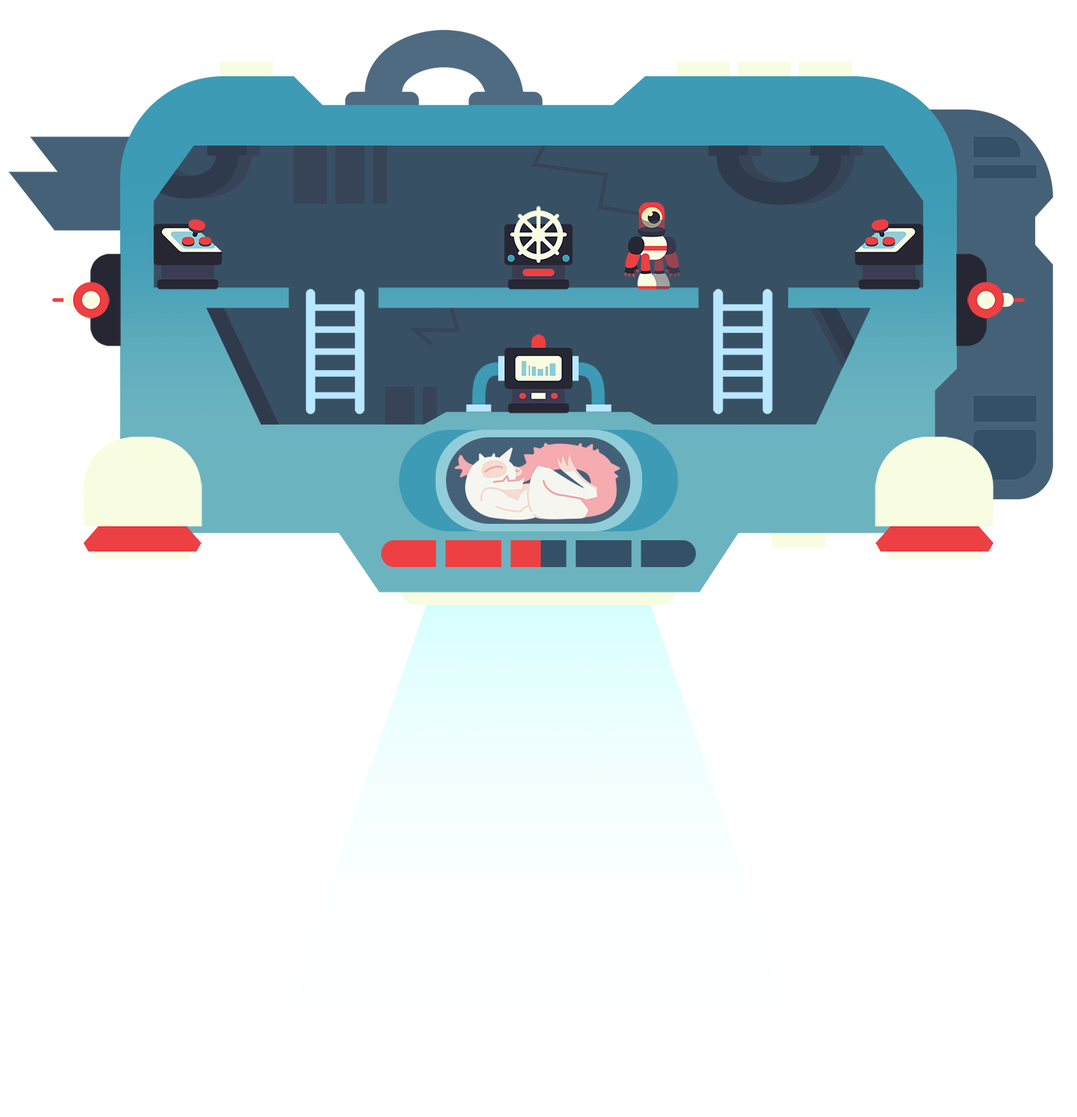
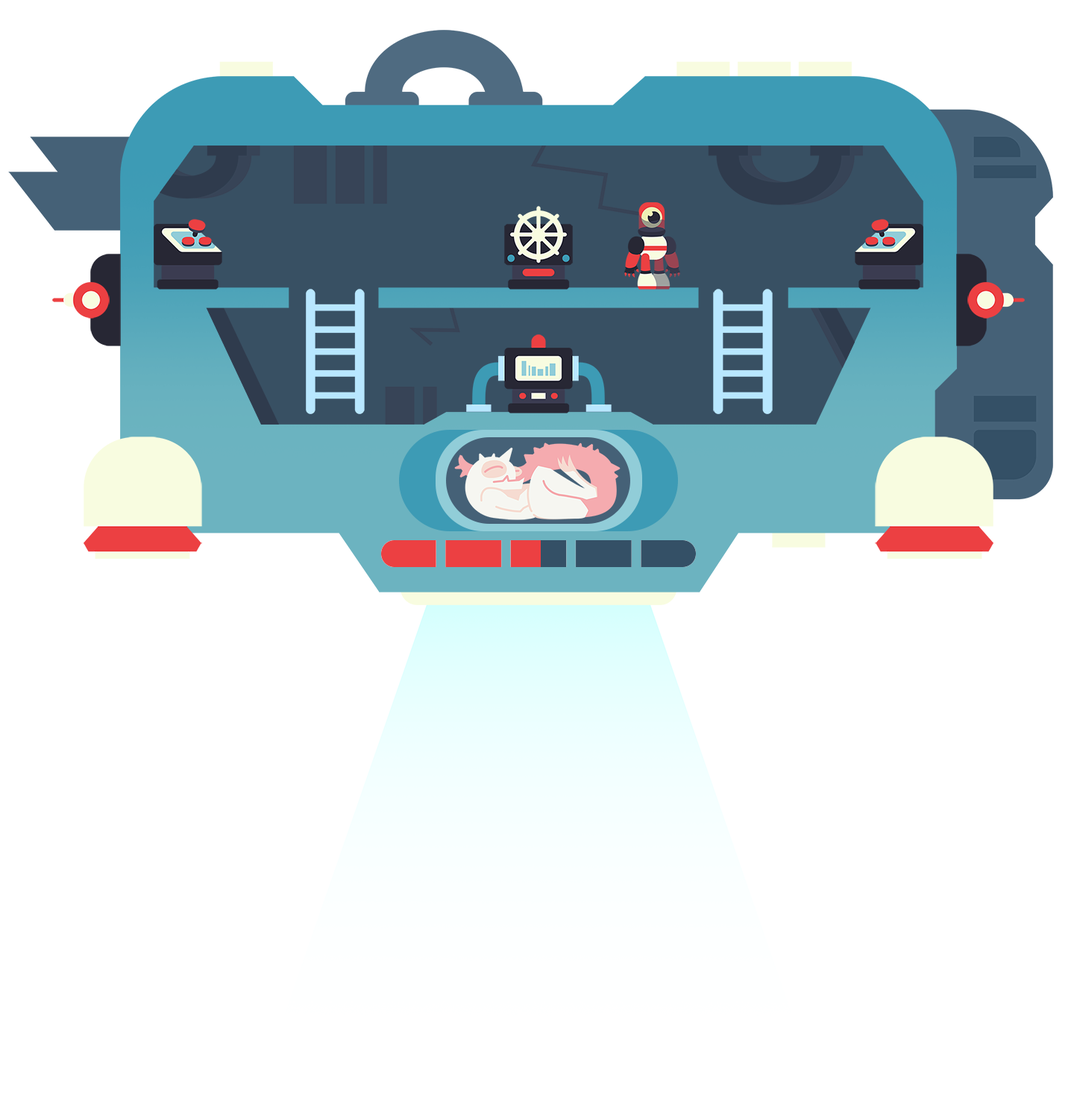
Before/after of a 1077 × 1117 layered artwork. What changed in the layer stack:
painted on "ship body up" over [381, 540, 697, 568]
